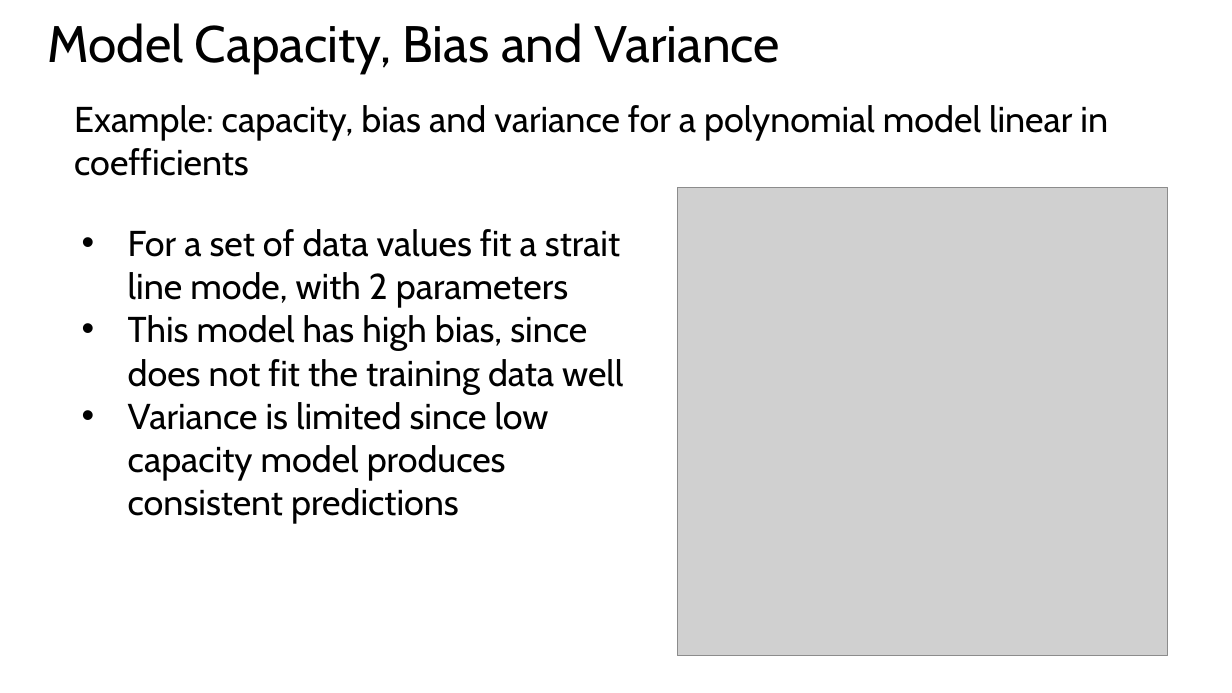
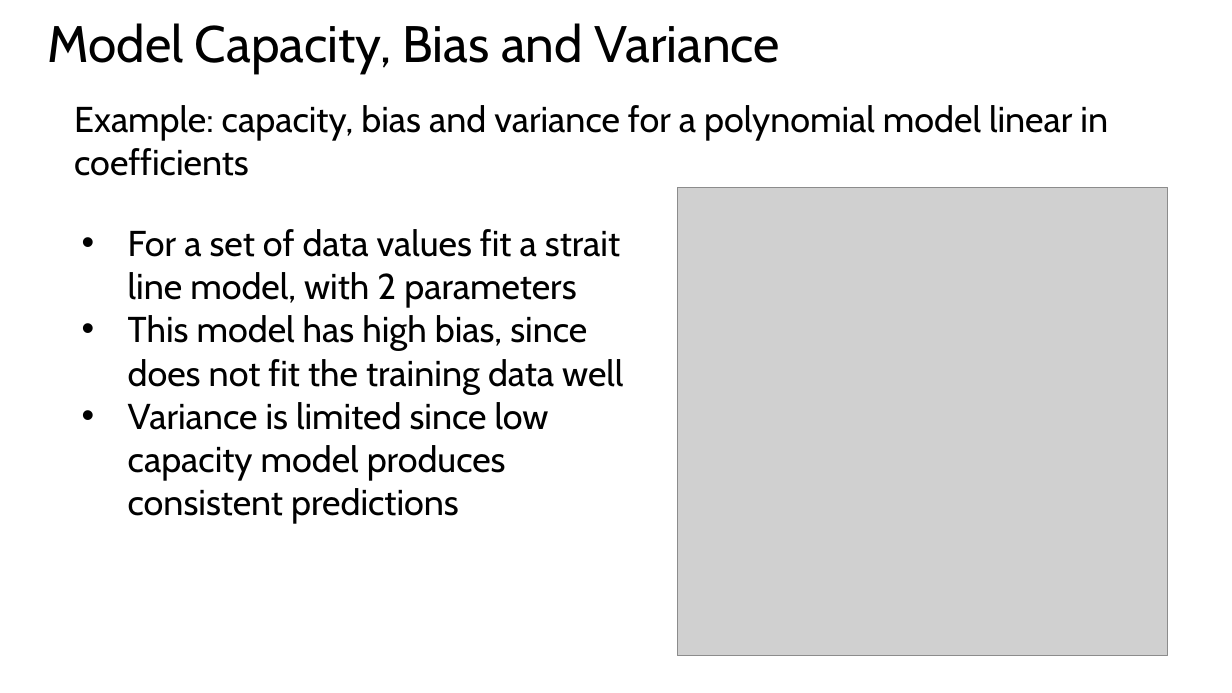
Before and after one commit to StephenElston/CSCI-E25, a slide deck: slide 41 of Slides/4_MachineLearningForCV.pptx. Drawn at 1232x693 pixels with LibreOffice and Linux fonts; fonts in the diff are those of the drawing; grey boxes stand for pictures. Boxes give left, top, right and bottom in pixels: in the first picture for what was removed or moved away, otherwise in the second. Text is boxed around its words. In the diff, an @@ line names an element or a change of style, - is before the commit and + after.

```diff
--- a/Slides/4_MachineLearningForCV.pptx
+++ b/Slides/4_MachineLearningForCV.pptx
@@ text at (128,229,620,308): text changed @@
-• For a set of data values fit a strait line mode, with 2 parameters
+• For a set of data values fit a strait line model, with 2 parameters
```
Also in this commit, not shown: 18 other slides changed, 2 slides added, 1 other file.
